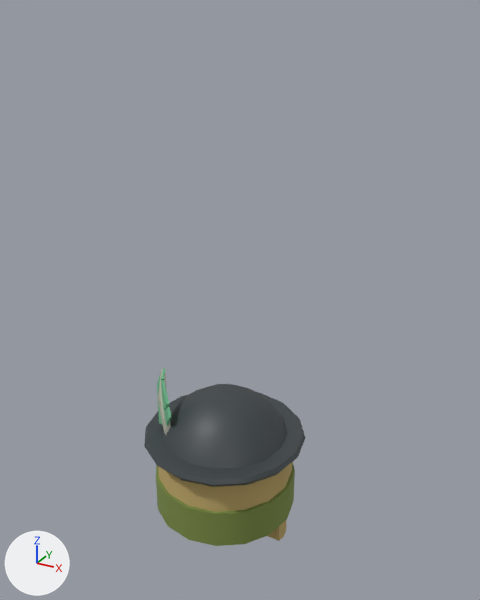
Two versions of the Blender file Art/3D/nomad.blend, one commit apart.
Rendered twice from a 50 mm camera at (1.9, -3.23, 3.3) aimed at (0.11, 0.02, 1.68). The axes (+X, +Y, +Z) are drawn at lower left. The lights are the same throughout. The same objects are shown in both versions, whatever each file hides.

Script lines for the objects in view, before the commit:
```python
mat_skin = principled_material('Skin')
mat_skin.base_color = (0.507, 0.376, 0.136)  # yellow #bda567
mat_skin.roughness = 1.0
mat_skin.specular_ior_level = 0.72
me_sphere = bpy.data.meshes.new('Sphere')
me_sphere.from_pydata(...)  # 402 vertices, 386 faces; spans x -0.541..0.541, y -0.541..0.541, z 0.0..1.107
me_sphere.polygons.foreach_set('use_smooth', [True] * 386)
# faces by material slot: [160, 18, 128, 46, 34]
me_sphere.materials.append(mat_skin)  # yellow #bda567
me_sphere.materials.append(mat_clothes)  # green #788b3c
me_sphere.materials.append(mat_hat)  # dark grey #3d4447
me_sphere.materials.append(mat_feather_spine)  # light grey #c2c1af
me_sphere.materials.append(mat_feather)  # green #6bb689
ob_nomad = bpy.data.objects.new('Nomad', me_sphere)
ob_nomad.location = (0.0, 0.0, 0.0)
```
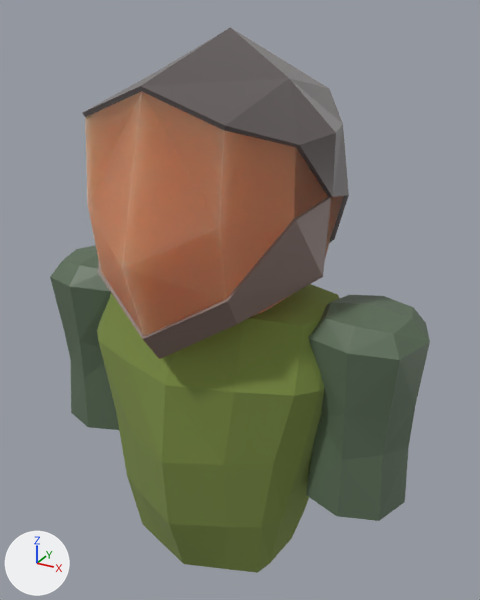
Commit message: Update to new nomad model

The change, as a diff of the scene's bpy script:
```diff
--- a/Art/3D/nomad.blend.py
+++ b/Art/3D/nomad.blend.py
@@ mat_skin @@
 mat_skin = principled_material('Skin')
-mat_skin.base_color = (0.507, 0.376, 0.136)  # yellow #bda567
+mat_skin.base_color = (0.6, 0.219, 0.109)  # orange #cb815d
 mat_skin.roughness = 1.0
 mat_skin.specular_ior_level = 0.72
+mat_skin.subsurface_weight = 1.0
@@ mat_hair @@
+mat_hair = principled_material('Hair')
+mat_hair.base_color = (0.105, 0.0844, 0.0844)  # dark grey #5b5252
+mat_hair.roughness = 0.259
+mat_hair.specular_ior_level = 0.32
+mat_hair.sheen_weight = 0.2
@@ mat_beard @@
+mat_beard = principled_material('Beard')
+mat_beard.base_color = (0.22, 0.149, 0.135)  # brown #816c67
@@ mat_arms @@
+mat_arms = principled_material('Arms')
+mat_arms.base_color = (0.108, 0.157, 0.099)  # dark green #5c6e59
@@ me_plane_1 @@
+me_plane_1.from_pydata(...)  # 288 vertices, 422 faces; spans x -1.26..1.26, y -0.93..0.79, z -2.36..0.85
+# faces by material slot: [22, 42, 102, 160, 96]
+me_plane_1.materials.append(mat_beard)  # brown #816c67
+me_plane_1.materials.append(mat_skin)  # orange #cb815d
+me_plane_1.materials.append(mat_hair)  # dark grey #5b5252
+me_plane_1.materials.append(mat_arms)  # dark green #5c6e59
+me_plane_1.materials.append(mat_clothes)  # green #788b3c
@@ ob_nomad @@
-ob_nomad = bpy.data.objects.new('Nomad', me_sphere)
-ob_nomad.location = (0.0, 0.0, 0.0)
+ob_nomad = bpy.data.objects.new('Nomad', me_plane_1)
+ob_nomad.location = (0.0, -0.002, 2.36)
```

Where the change shows, as pixel boxes [x1, y1, x2, y2] in the pictures (480 x 600 px):
'Nomad', recoloured, surface changed, reshaped, moved (135% wider, 206% taller)
    before: [144, 368, 305, 546]
    after: [50, 27, 430, 573]
